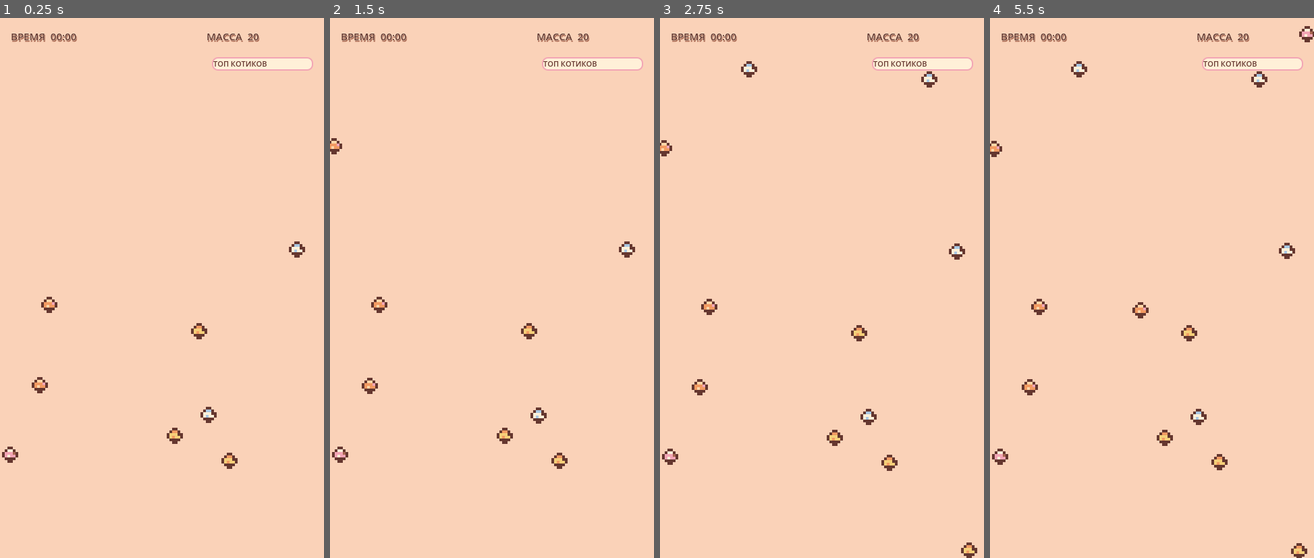
Above: before the commit, frames 1-4 (left to right).
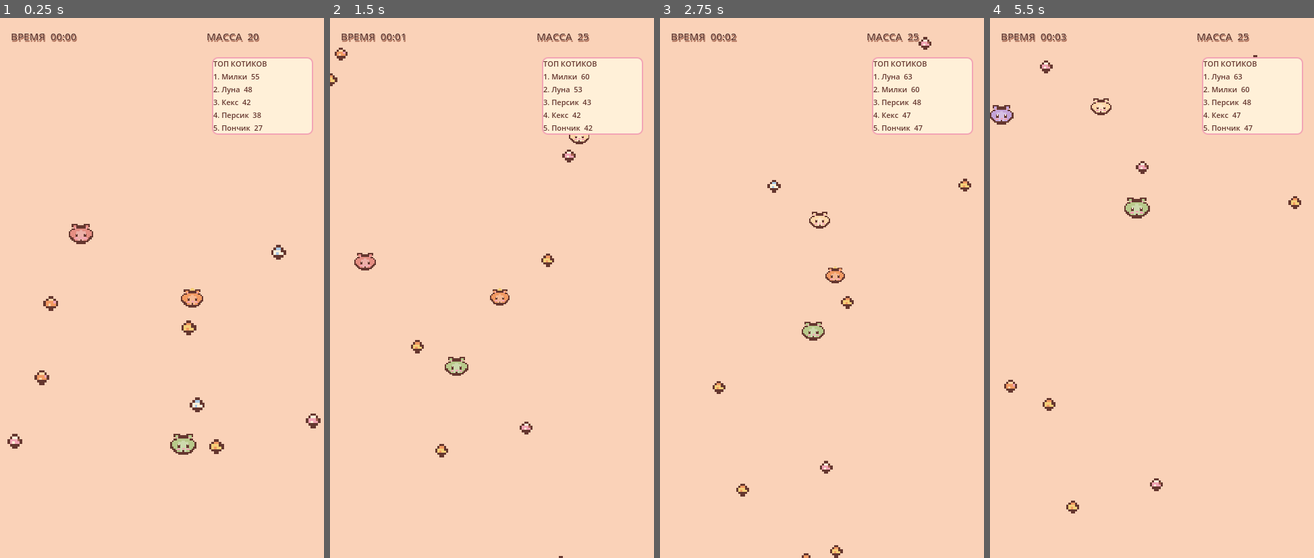
Above: after the commit, the same moments.

Repository: ArinaPig/Meown
Game: Godot game, scene res://scenes/minigames/catio/CatIO.tscn
Same seed, same stepped clock (60 frames per second), same inputs: the game is played once before the commit and once after it. The project has no main scene, so this scene is started directly.
Inputs (mouse positions are in pixels of both pictures, inside the frame that each line leads up to):
- Up to frame 1 (0.25 s): no input
- Up to frame 2 (1.5 s): move the mouse to (563, 261) at 0.52 s; click (563, 261) at 0.67 s; drag from (427, 315) to (492, 288) at 1.27 s
- Up to frame 3 (2.75 s): move the mouse to (854, 169) at 2.02 s; click (854, 169) at 2.17 s
- Up to frame 4 (5.5 s): drag from (1135, 396) to (1038, 201) at 2.77 s; move the mouse to (1249, 369) at 3.52 s; click (1249, 369) at 3.67 s; drag from (1054, 207) to (1288, 250) at 4.27 s; move the mouse to (1168, 288) at 5.02 s; click (1168, 288) at 5.17 s

The runs differ from the first frame. In frame 1, 5.6% of the frame differs, in the area x 0-99%, y 8-84%; in frame 2, 5.6%; in frame 3, 5.7%; in frame 4, 5.9%, in the area x 0-100%, y 1-100%.
Error before the commit: Parse Error: Only identifier, attribute access, and subscription access can be used as assignment target. (res://scenes/minigames/catio/Cat.gd:165)
Error after the commit: Invalid access to property or key 'global_position' on a base object of type 'previously freed'. (res://scenes/minigames/catio/CatIO.gd:41)

Commit message:
Correct Cat.io dynamic property and method calls

Diff:
--- a/scenes/minigames/catio/Cat.gd
+++ b/scenes/minigames/catio/Cat.gd
@@ -153,15 +153,15 @@
 	if is_eaten:
 		return
 	if area.is_in_group("food"):
-		var value: float = area.food_value
+		var value: float = float(area.get("food_value"))
 		if area.has_method("consume"):
-			if not area.consume():
+			if not bool(area.call("consume")):
 				return
 		else:
 			area.queue_free()
 		grow(value)
 	elif area.is_in_group("cats") and area != self:
 		if mass >= float(area.get("mass")) * 1.2 and not bool(area.get("is_eaten")):
-			bool(area.get("is_eaten")) = true
+			area.set("is_eaten", true)
 			grow(float(area.get("mass")) * 0.75)
 			area.queue_free()
